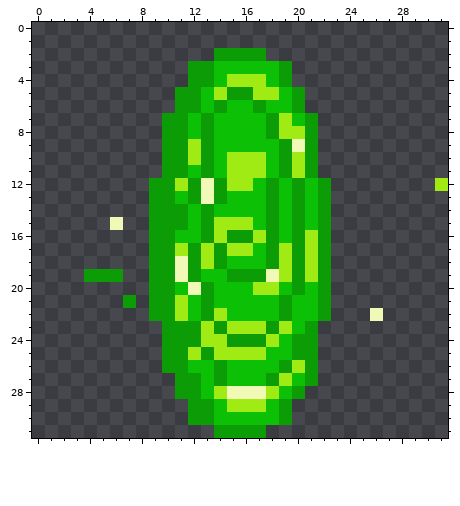
Pixel-art sprite: images/smallPortal.png. The picture above was drawn from the file before the commit.
The file is 32x32 pixels.
The same view after the edit:
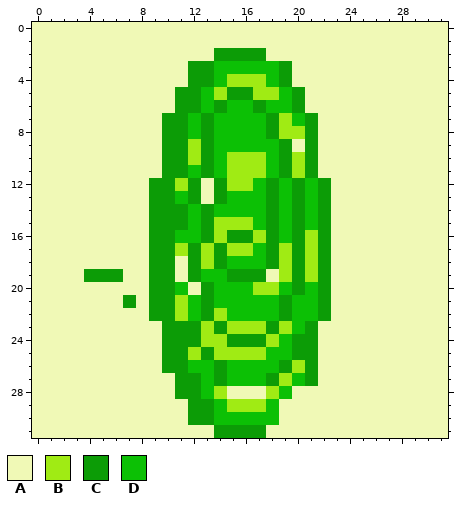
Palette (. is transparent): A #f0f9b6  B #a0eb14  C #0c9c06  D #0cc005
Diff:
Changed rows in their new state; - is an unchanged pixel.
first column x 0:
 0 AAAAAAAAAAAAAAAAAAAAAAAAAAAAAAAA
 1 AAAAAAAAAAAAAAAAAAAAAAAAAAAAAAAA
 2 AAAAAAAAAAAAAA----AAAAAAAAAAAAAA
 3 AAAAAAAAAAAA--------AAAAAAAAAAAA
 4 AAAAAAAAAAAA--------AAAAAAAAAAAA
 5 AAAAAAAAAAA----------AAAAAAAAAAA
 6 AAAAAAAAAAA----------AAAAAAAAAAA
 7 AAAAAAAAAA------------AAAAAAAAAA
 8 AAAAAAAAAA------------AAAAAAAAAA
 9 AAAAAAAAAA------------AAAAAAAAAA
10 AAAAAAAAAA------------AAAAAAAAAA
11 AAAAAAAAAA------------AAAAAAAAAA
12 AAAAAAAAA--------------AAAAAAAAA
13 AAAAAAAAA--------------AAAAAAAAA
14 AAAAAAAAA--------------AAAAAAAAA
15 AAAAAA-AA--------------AAAAAAAAA
16 AAAAAAAAA--------------AAAAAAAAA
17 AAAAAAAAA--------------AAAAAAAAA
18 AAAAAAAAA--------------AAAAAAAAA
19 AAAA---AA--------------AAAAAAAAA
20 AAAAAAAAA--------------AAAAAAAAA
21 AAAAAAA-A--------------AAAAAAAAA
22 AAAAAAAAA--------------AAA-AAAAA
23 AAAAAAAAAA------------AAAAAAAAAA
24 AAAAAAAAAA------------AAAAAAAAAA
25 AAAAAAAAAA------------AAAAAAAAAA
26 AAAAAAAAAA------------AAAAAAAAAA
27 AAAAAAAAAAA-----------AAAAAAAAAA
28 AAAAAAAAAAA---------AAAAAAAAAAAA
29 AAAAAAAAAAAA-------AAAAAAAAAAAAA
30 AAAAAAAAAAAA-------AAAAAAAAAAAAA
31 AAAAAAAAAAAAAA----AAAAAAAAAAAAAA
